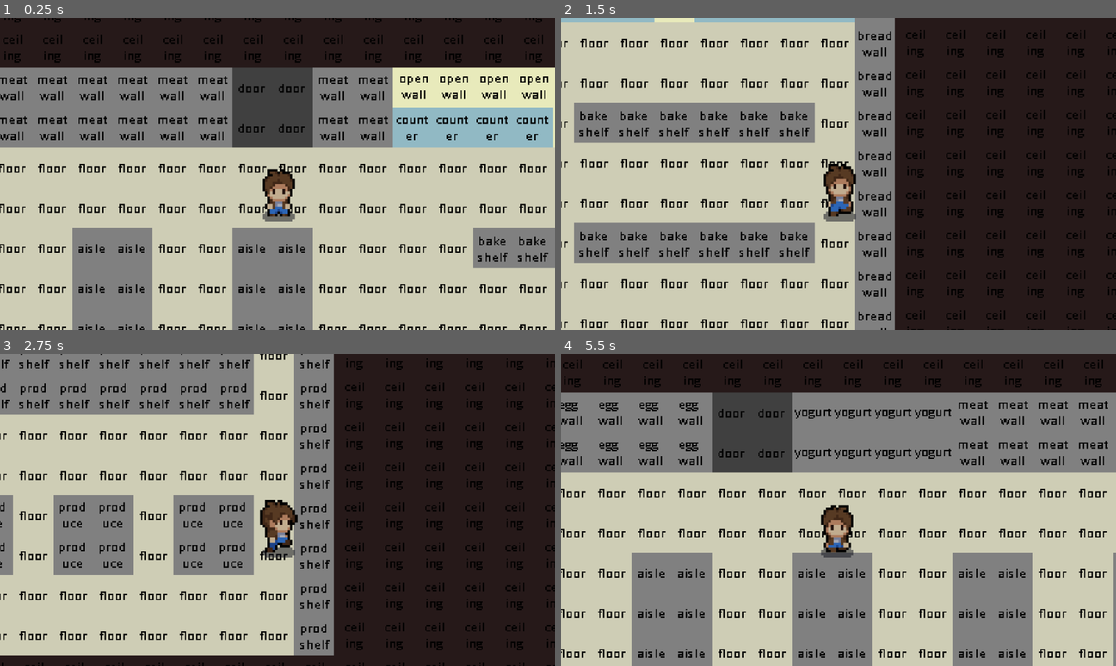
Above: before the commit, frames 1-4 (two rows, left to right).
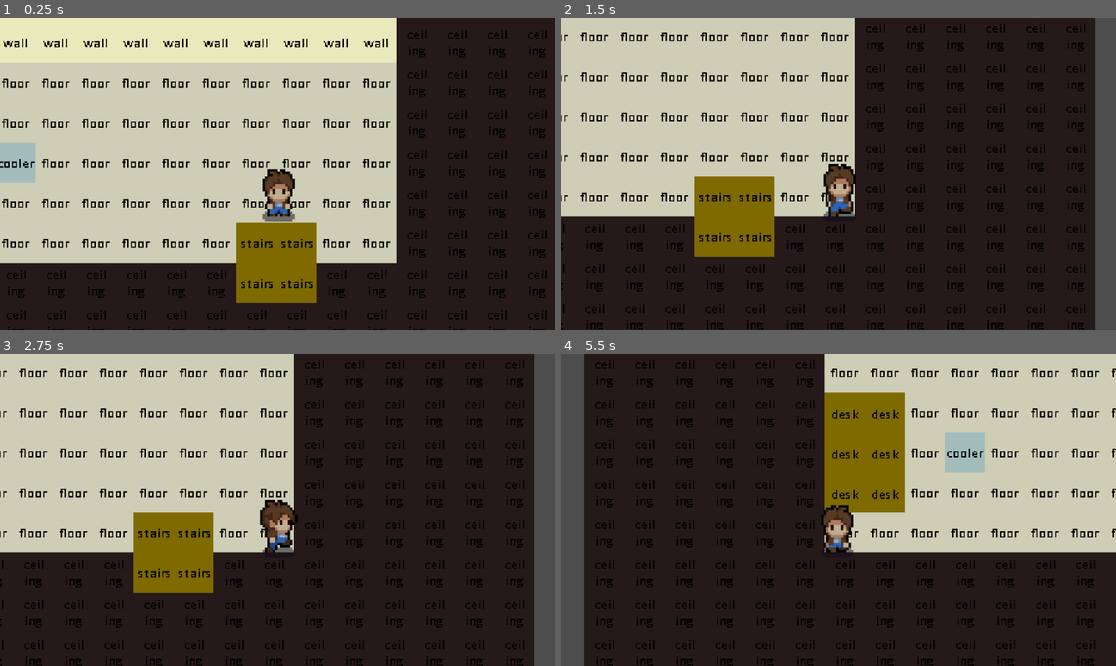
Above: after the commit, the same moments.

Repository: gogilbert/Clocking-out
Game: Godot game, scene res://scenes/break_room.tscn
The game is run twice, just before and just after one commit, with the same random seed, the same clock (stepped at 60 frames per second) and the same inputs. Before the commit the project starts from res://scenes/storeFloor.tscn.
Inputs:
- Up to frame 1 (0.25 s): no input
- Up to frame 2 (1.5 s): tap Enter at 0.5 s; hold Right (ui_right) 0.53-1.28 s; hold E (interact) 0.53-1.28 s; hold Down (ui_down) from 1.28 s (still down); tap E (interact) at 1.35 s
- Up to frame 3 (2.75 s): release Down (ui_down) at 2.03 s; hold Right (ui_right) from 2.03 s (still down); hold E (interact) from 2.03 s (still down)
- Up to frame 4 (5.5 s): release Right (ui_right) at 2.78 s; release E (interact) at 2.78 s; hold Up (ui_up) 2.78-3.53 s; tap E (interact) at 2.85, 4.35 s; hold E (interact) 3.53-4.28 s; hold Left (ui_left) 3.53-5.03 s; hold Down (ui_down) from 5.03 s (still down); hold E (interact) from 5.03 s (still down)

The runs differ from the first frame. In frame 1, 76% of the frame differs, in the area x 0-100%, y 0-100%; in frame 2, 45%; in frame 3, 50%; in frame 4, 83%.

Commit message:
Sprites added

Diff:
--- a/project.godot
+++ b/project.godot
@@ -11,7 +11,7 @@
 [application]
 
 config/name="GMU Horror Project"
-run/main_scene="res://scenes/storeFloor.tscn"
+run/main_scene="res://scenes/break_room.tscn"
 config/features=PackedStringArray("4.3", "Forward Plus")
 config/icon="res://Placeholder Sprites/icon.svg"
 
--- a/scenes/back_room.tscn
+++ b/scenes/back_room.tscn
@@ -110,7 +110,7 @@
 
 [node name="StairsInteract" parent="." instance=ExtResource("4_jm8m2")]
 z_index = 4
-position = Vector2(75, 86)
+position = Vector2(75, 85)
 action_name = "ascend stairs"
 
 [node name="CollisionShape2D" type="CollisionShape2D" parent="StairsInteract"]
--- a/scenes/storeFloor.tscn
+++ b/scenes/storeFloor.tscn
@@ -88,7 +88,7 @@
 
 [node name="DoorLInteract" parent="." instance=ExtResource("4_qcwaf")]
 z_index = 4
-position = Vector2(318, -30)
+position = Vector2(315, -44)
 
 [node name="CollisionShape2D" type="CollisionShape2D" parent="DoorLInteract"]
 position = Vector2(2, 8)
@@ -97,7 +97,7 @@
 
 [node name="DoorRInteract" parent="." instance=ExtResource("4_qcwaf")]
 z_index = 4
-position = Vector2(771, -34)
+position = Vector2(766, -40)
 
 [node name="CollisionShape2D" type="CollisionShape2D" parent="DoorRInteract"]
 position = Vector2(2, 8)
Binary file added: Sprites/Door_animation.png
Not shown, added: Sprites/Door_animation.png.import
Binary file added: Sprites/Grocery_Store_Tile_Map.png
Not shown, added: Sprites/Grocery_Store_Tile_Map.png.import
Binary file added: Sprites/Icons.png
Not shown, added: Sprites/Icons.png.import
